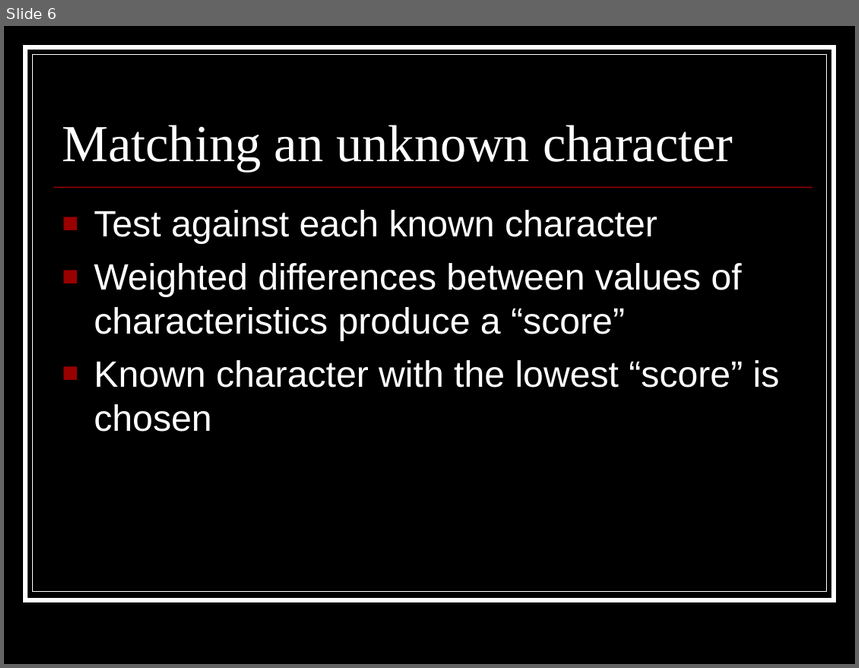
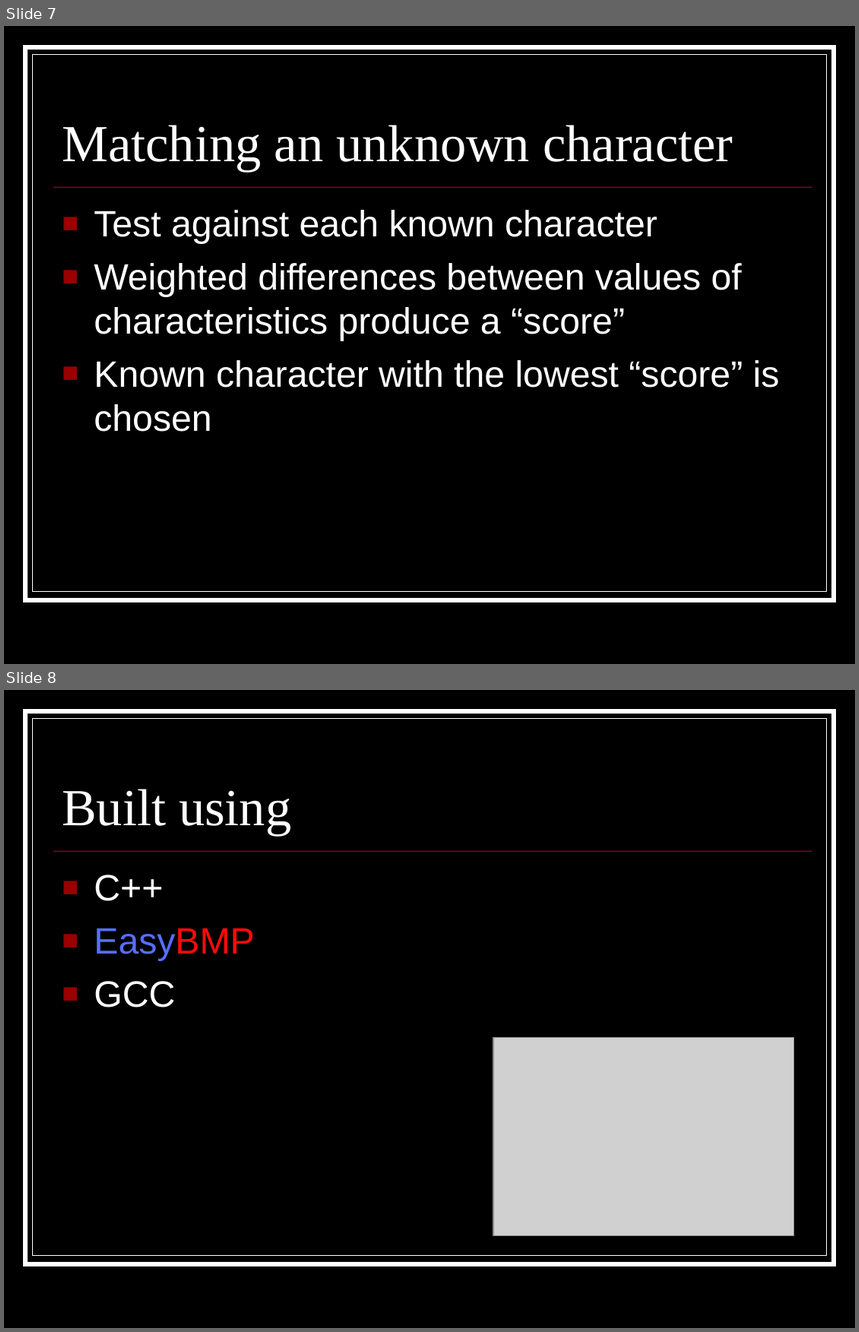
Before and after one commit to coyotebush/OCR, a slide deck: presentation/OCR.ppt. Shown one above the other, each under a label of ours: slide 6 before the commit, slides 7 and 8 after it. The pictures are 859x668 and 859x1332 pixels, drawn with LibreOffice and Linux fonts; fonts in the diff are those of the drawing; grey boxes stand for pictures. Boxes give left, top, right and bottom in pixels: in the first picture for what was removed or moved away, otherwise in the second. Text is boxed around its words. In the diff, an @@ line names an element or a change of style, - is before the commit and + after.

```diff
--- a/presentation/OCR.ppt
+++ b/presentation/OCR.ppt
@@ slide 8 added at box(4, 690, 855, 1328), background #000000; not listed: 3 template elements that a slide beside it also shows @@
@@ title added at box(62, 789, 291, 836), 44 pt, text #FFFFFF @@
+Built using
@@ text added at box(94, 875, 254, 1008), 31 pt, text #FFFFFF @@
+■ C++
+■ EasyBMP
+■ GCC
@@ picture added at box(493, 1037, 794, 1236) @@
@@ what was slide 6 is now slide 7 @@
```
Also in this commit, not shown: 4 slides changed, 1 slide removed, 3 other files.
